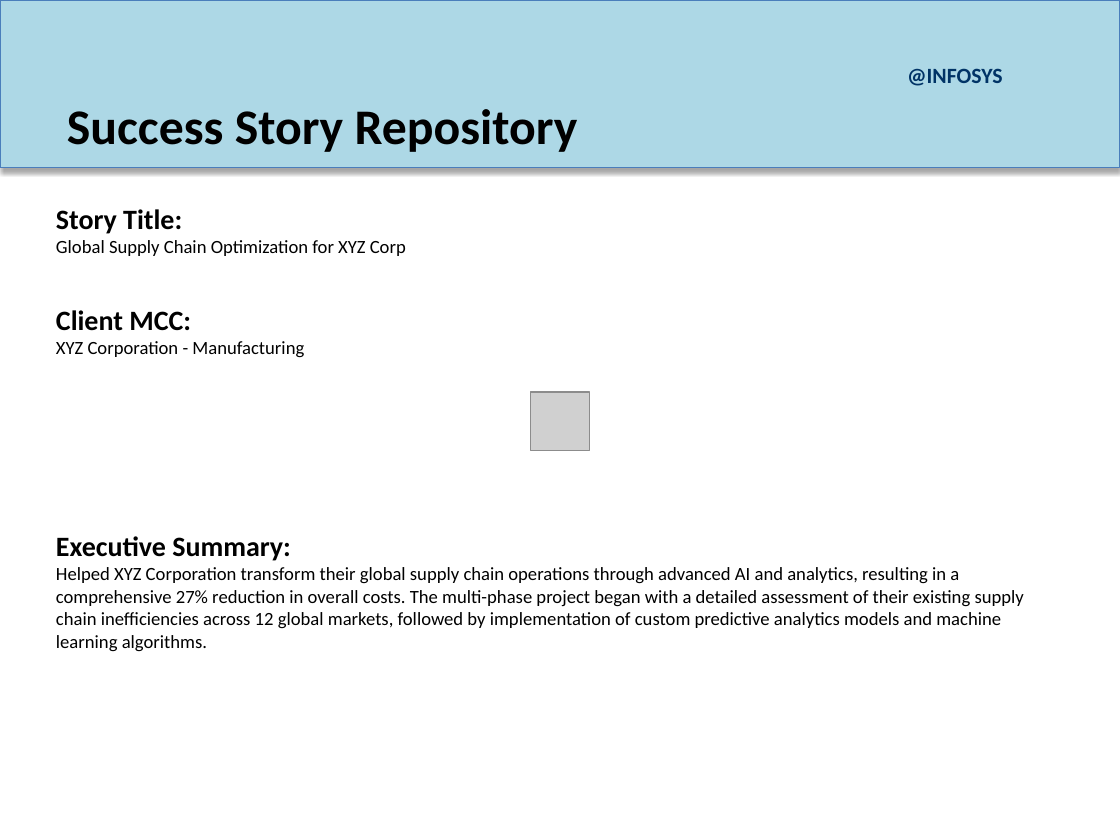
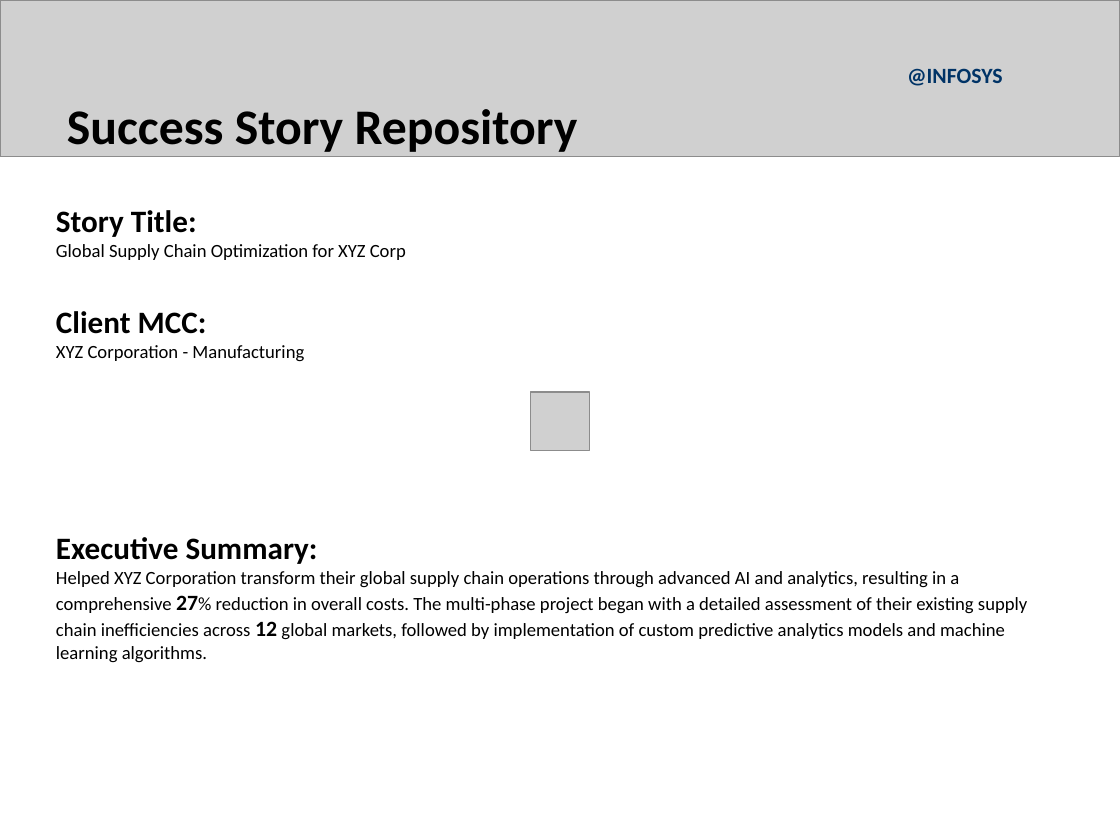
Before and after one commit to sirisurneni/htmltoppt, a slide deck: slide 1 of presentation.pptx. Drawn at 1120x840 pixels with LibreOffice and Linux fonts; fonts in the diff are those of the drawing; grey boxes stand for pictures. Boxes give left, top, right and bottom in pixels: in the first picture for what was removed or moved away, otherwise in the second. Text is boxed around its words. In the diff, an @@ line names an element or a change of style, - is before the commit and + after.

```diff
--- a/presentation.pptx
+++ b/presentation.pptx
@@ rectangle removed at box(0, 0, 1120, 168) @@
@@ picture added at box(0, 0, 1120, 157) @@
@@ text at box(56, 210, 197, 237): size 18 to 20 pt in "Story Title:" @@
@@ text at box(56, 311, 207, 334): size 18 to 20 pt in "Client MCC:" @@
@@ text "Executive Summary:" at box(56, 537, 1027, 662): size 18 to 20 pt in "Executive Summary:"; size 12 to 14 pt, bold on in "27% 12" @@
```
Also in this commit, not shown: 2 other slides changed, 3 other files.
